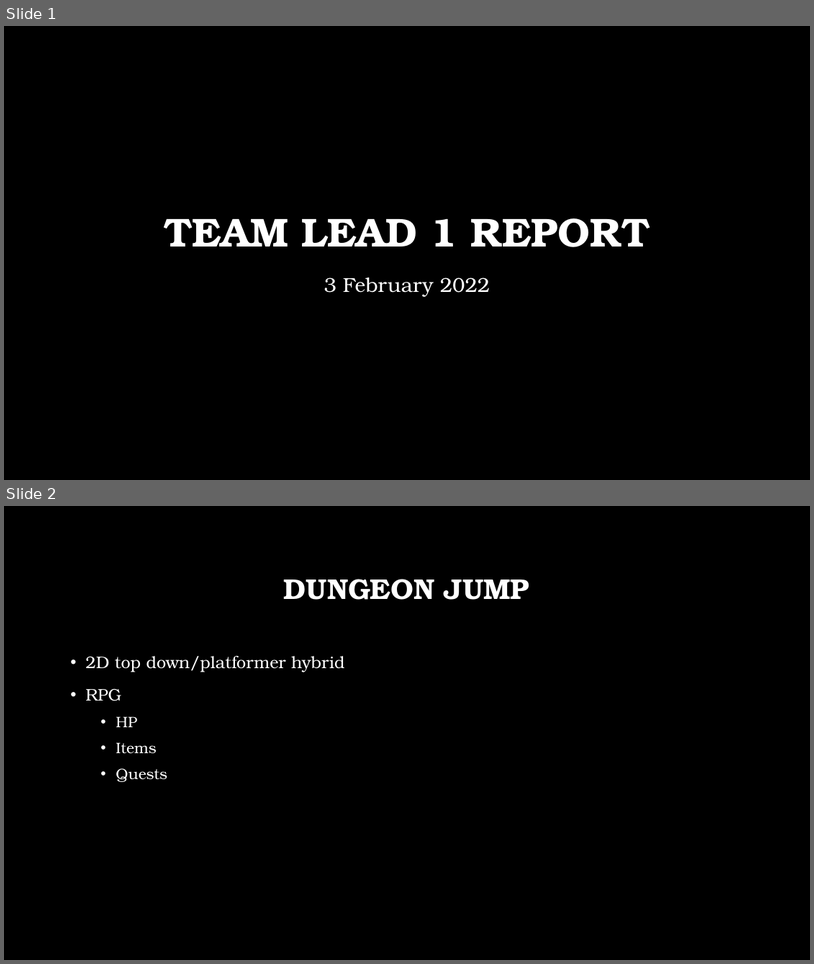
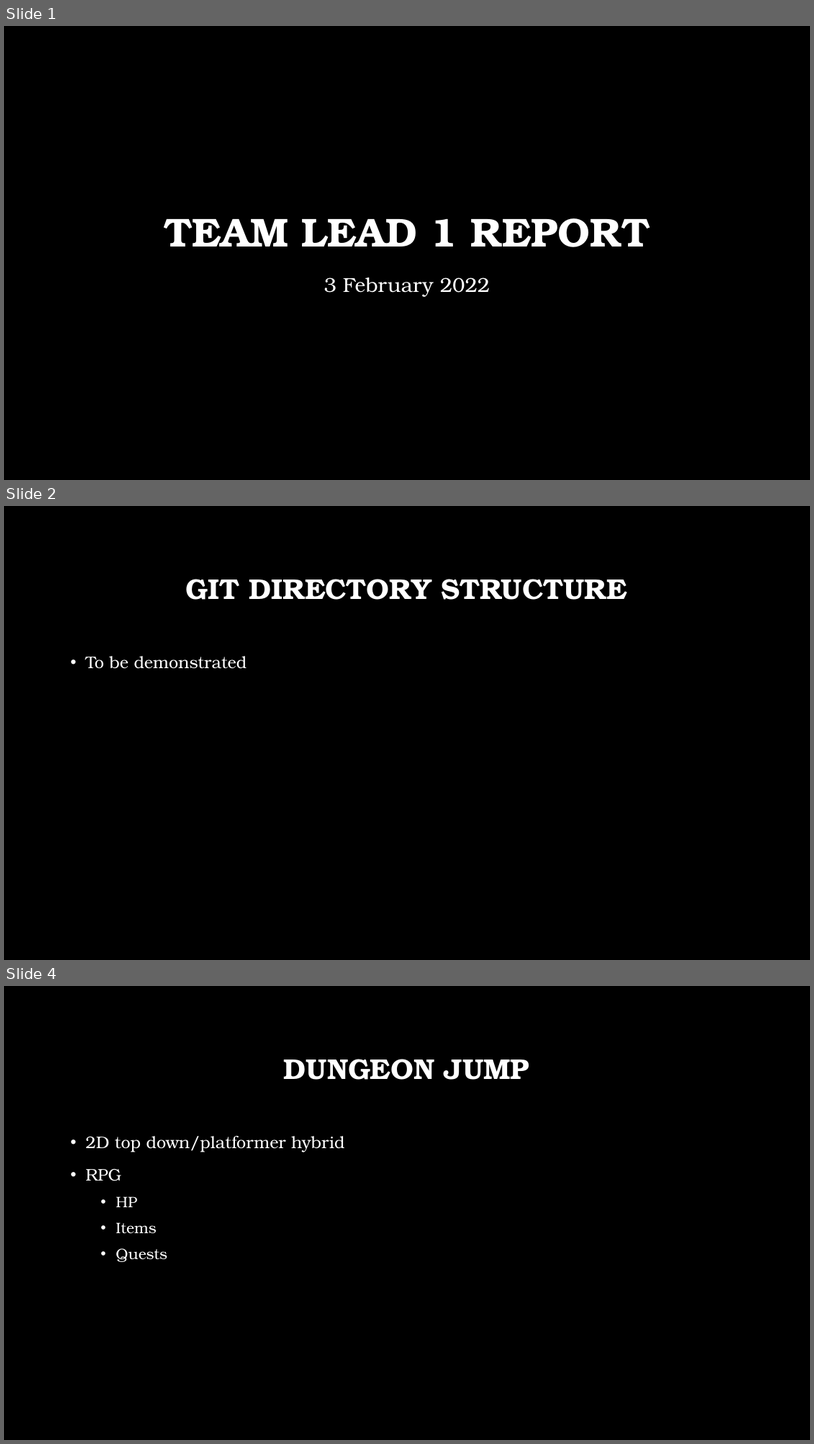
Before and after one commit to 3khoin/CS383Spring2022, a slide deck: doc/presentations/TeamLead1.pptx. Shown one above the other, each under a label of ours: slides 1 and 2 before the commit, slides 1, 2 and 4 after it; the slides between them are not shown. The pictures are 814x964 and 814x1444 pixels, drawn with LibreOffice and Linux fonts; fonts in the diff are those of the drawing; background and template pictures are left out. Boxes give left, top, right and bottom in pixels: in the first picture for what was removed or moved away, otherwise in the second. Text is boxed around its words. In the diff, an @@ line names an element or a change of style, - is before the commit and + after.

```diff
--- a/doc/presentations/TeamLead1.pptx
+++ b/doc/presentations/TeamLead1.pptx
@@ slide 2 added at <box>4,506,810,960</box>, background picture (left out) @@
@@ title added at <box>186,579,628,600</box>, 34 pt, text #FFFFFF, bold @@
+GIT DIRECTORY STRUCTURE
@@ text added at <box>85,656,247,669</box>, 20 pt, text #FFFFFF @@
+• To be demonstrated
@@ what was slide 2 is now slide 4 @@
```
Also in this commit, not shown: 1 other slide added, 1 other file.
